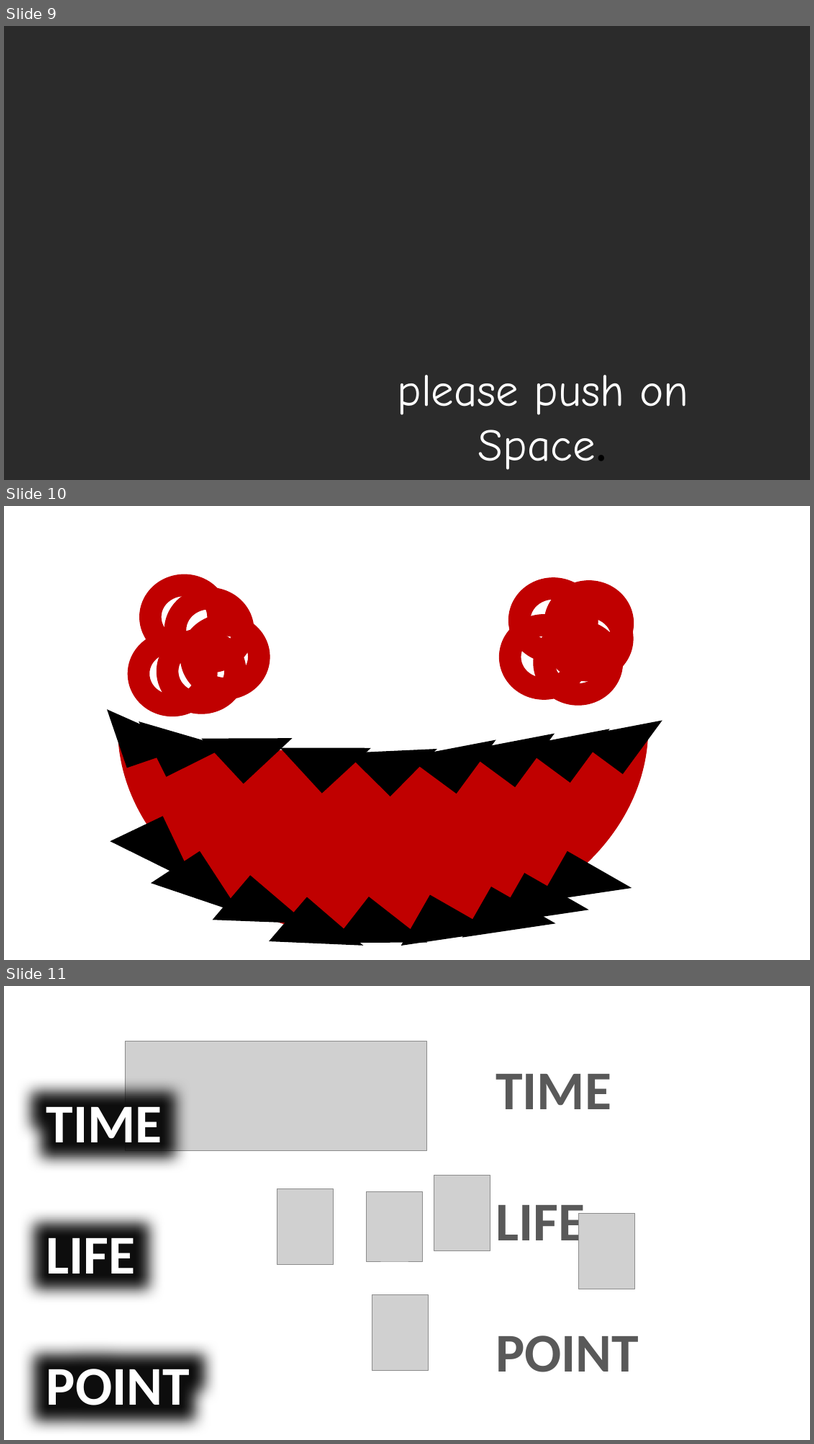
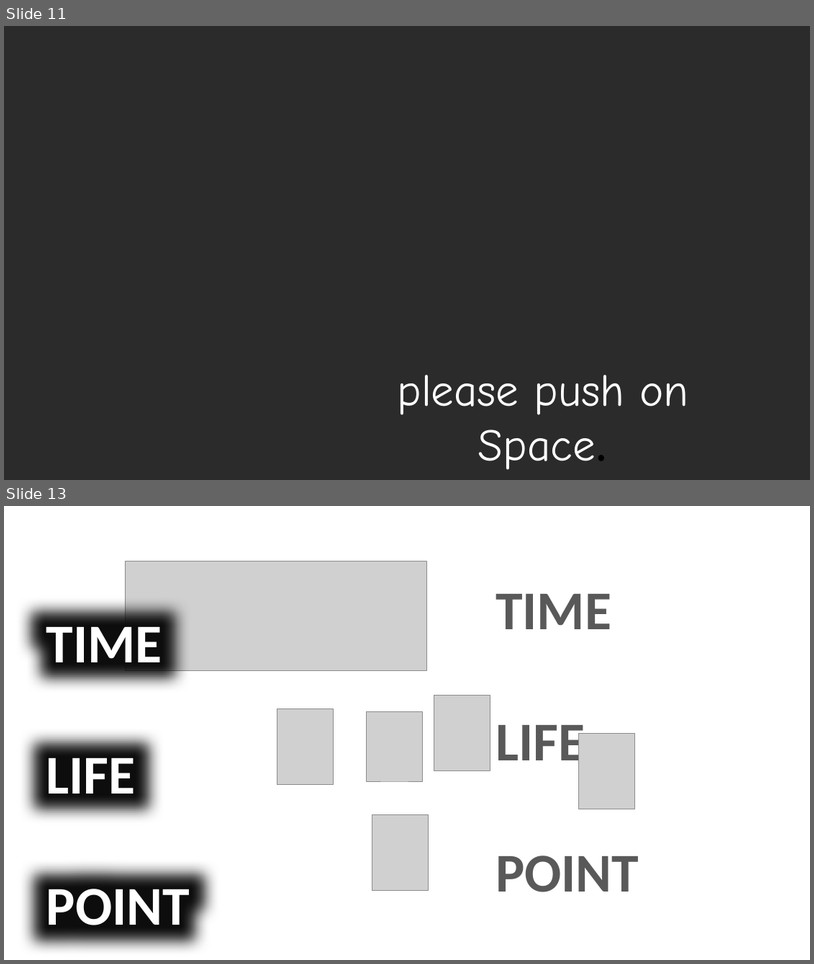
Before and after one commit to Dev-YoonLim/2DGP_YJW, a slide deck: Game_Project/ch1/작업용 PPT3.pptx. Shown one above the other, each under a label of ours: slides 9, 10 and 11 before the commit, slides 11 and 13 after it; the slides between them are not shown. The pictures are 814x1444 and 814x964 pixels, drawn with LibreOffice and Linux fonts; fonts in the diff are those of the drawing; grey boxes stand for pictures; background and template pictures are left out; a plain dark background stands for a picture behind light text. Boxes give left, top, right and bottom in pixels: in the first picture for what was removed or moved away, otherwise in the second. Text is boxed around its words. In the diff, an @@ line names an element or a change of style, - is before the commit and + after.

```diff
--- a/Game_Project/ch1/작업용 PPT3.pptx
+++ b/Game_Project/ch1/작업용 PPT3.pptx
@@ slide 10 removed at (4, 506, 810, 960), background picture (left out) @@
@@ donut removed at (140, 574, 229, 659) @@
@@ donut removed at (165, 587, 254, 672) @@
@@ donut removed at (509, 578, 598, 663) @@
@@ donut removed at (545, 580, 634, 665) @@
@@ donut removed at (544, 596, 633, 681) @@
@@ donut removed at (128, 631, 217, 716) @@
@@ donut removed at (157, 629, 246, 713) @@
@@ donut removed at (180, 614, 270, 699) @@
@@ donut removed at (500, 614, 589, 699) @@
@@ donut removed at (534, 620, 623, 705) @@
@@ right triangle removed at (107, 687, 190, 767) @@
@@ right triangle removed at (139, 692, 226, 777) @@
@@ right triangle removed at (201, 693, 292, 783) @@
@@ right triangle removed at (466, 697, 555, 787) @@
@@ right triangle removed at (521, 692, 610, 782) @@
@@ right triangle removed at (574, 684, 663, 774) @@
@@ right triangle removed at (280, 703, 371, 793) @@
@@ right triangle removed at (347, 705, 437, 796) @@
@@ right triangle removed at (407, 703, 496, 793) @@
@@ moon removed at (118, 728, 648, 939) @@
@@ right triangle removed at (110, 816, 195, 908) @@
@@ right triangle removed at (151, 851, 241, 945) @@
@@ right triangle removed at (539, 851, 633, 939) @@
@@ right triangle removed at (496, 872, 589, 960) @@
@@ right triangle removed at (212, 875, 307, 960) @@
@@ right triangle removed at (401, 894, 495, 960) @@
@@ right triangle removed at (463, 886, 556, 960) @@
@@ right triangle removed at (269, 896, 364, 960) @@
@@ right triangle removed at (333, 896, 428, 960) @@
@@ what was slide 9 is now slide 11 @@
@@ what was slide 11 is now slide 13 @@
```
Also in this commit, not shown: 2 slides changed, 5 slides added, 2 other slides removed, 10 other files.
